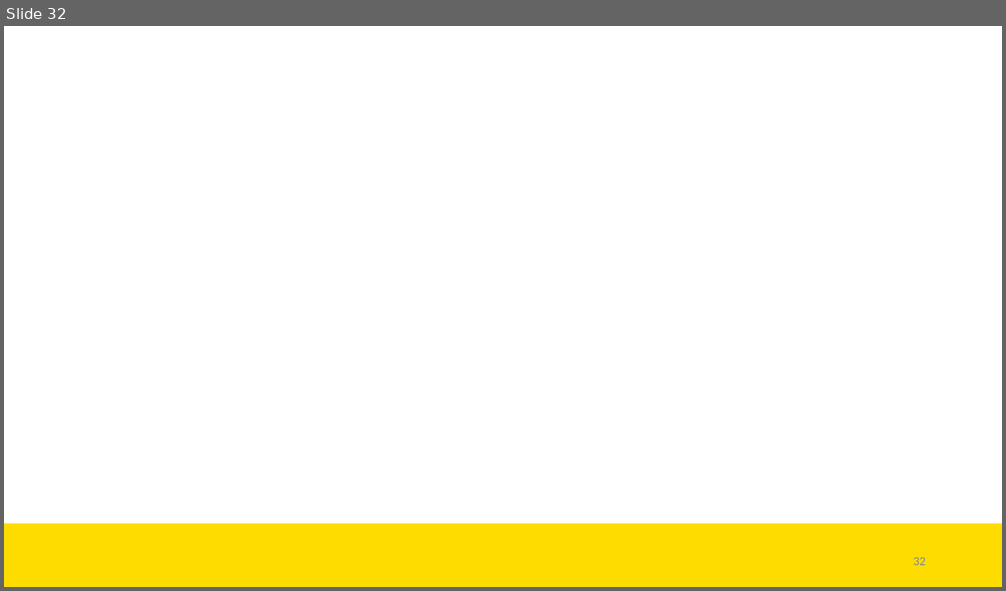
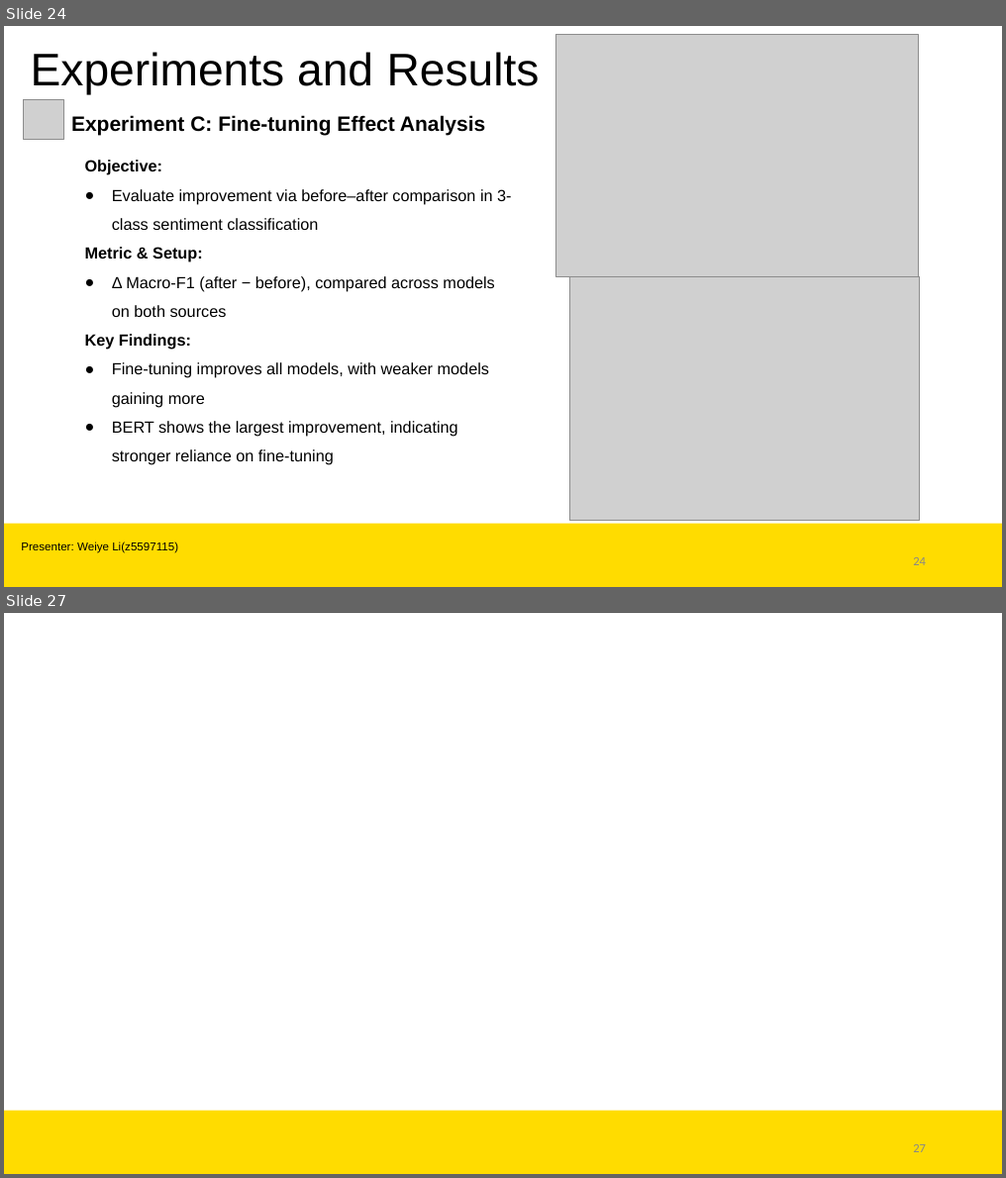
Before and after one commit to SenRanja/CloseClaw, a slide deck: presentation/CloseClowPresentation.pptx. Shown one above the other, each under a label of ours: slide 32 before the commit, slides 24 and 27 after it; the slides between them are not shown. The pictures are 1006x591 and 1006x1178 pixels, drawn with LibreOffice and Linux fonts; fonts in the diff are those of the drawing; grey boxes stand for pictures; background and template pictures are left out. Boxes give left, top, right and bottom in pixels: in the first picture for what was removed or moved away, otherwise in the second. Text is boxed around its words. In the diff, an @@ line names an element or a change of style, - is before the commit and + after.

```diff
--- a/presentation/CloseClowPresentation.pptx
+++ b/presentation/CloseClowPresentation.pptx
@@ slide 24 added at <box>4,26,1002,587</box>, background #FFFFFF; not listed: 1 template element that a slide beside it also shows @@
@@ title added at <box>31,52,540,95</box>, 44 pt, text #000000 @@
+Experiments and Results
@@ picture added at <box>556,34,919,276</box> @@
@@ picture added at <box>24,99,63,139</box> @@
@@ text added at <box>71,115,485,135</box>, 20 pt, text #000000, bold @@
+Experiment C: Fine-tuning Effect Analysis
@@ text added at <box>85,160,511,466</box>, 15.5 pt, text #000000 @@
+Objective:
+● Evaluate improvement via before–after comparison in 3-class sentiment classification
+Metric & Setup:
+● Δ Macro-F1 (after − before), compared across models on both sources
+Key Findings:
+● Fine-tuning improves all models, with weaker models gaining more
+● BERT shows the largest improvement, indicating stronger reliance on fine-tuning
@@ picture added at <box>569,276,920,521</box> @@
@@ text added at <box>21,542,178,554</box>, 11 pt, text #000000 @@
+Presenter: Weiye Li(z5597115)
@@ page number added at <box>913,558,926,566</box>, 12 pt, text #888888 @@
+24
@@ what was slide 32 is now slide 27 @@
@@ page number at <box>913,1145,926,1153</box>: text changed @@
-32
+27
```
Also in this commit, not shown: 5 slides changed, 6 slides removed, 2 other files.
